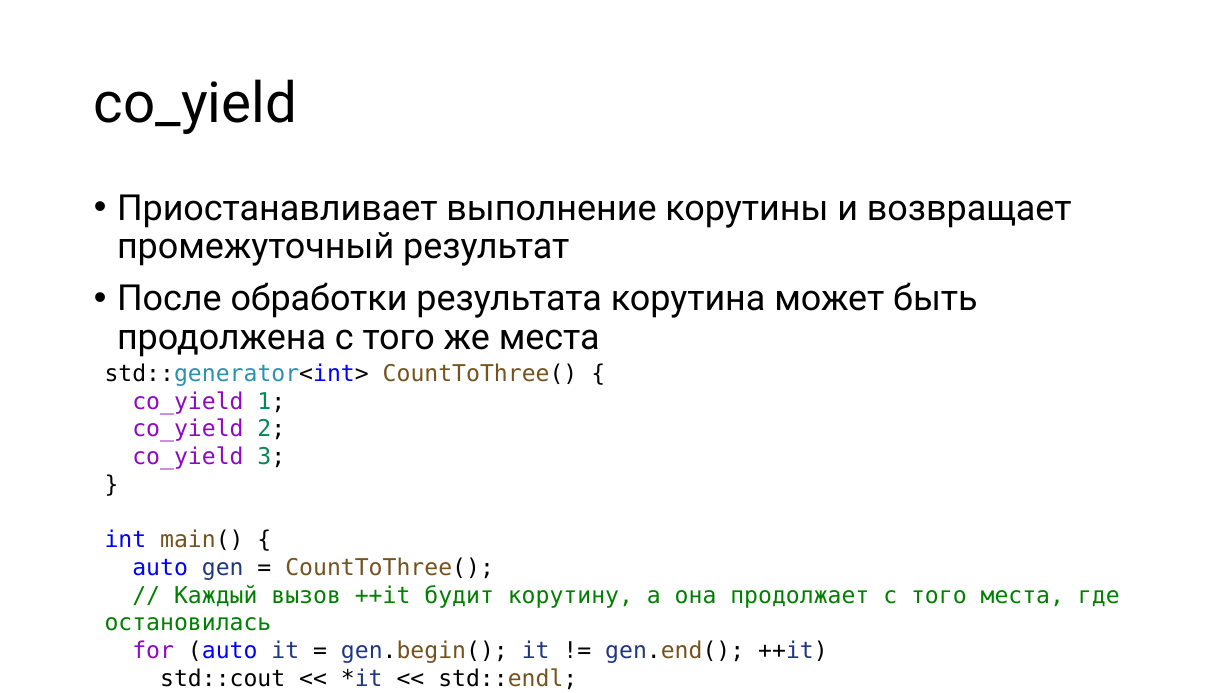
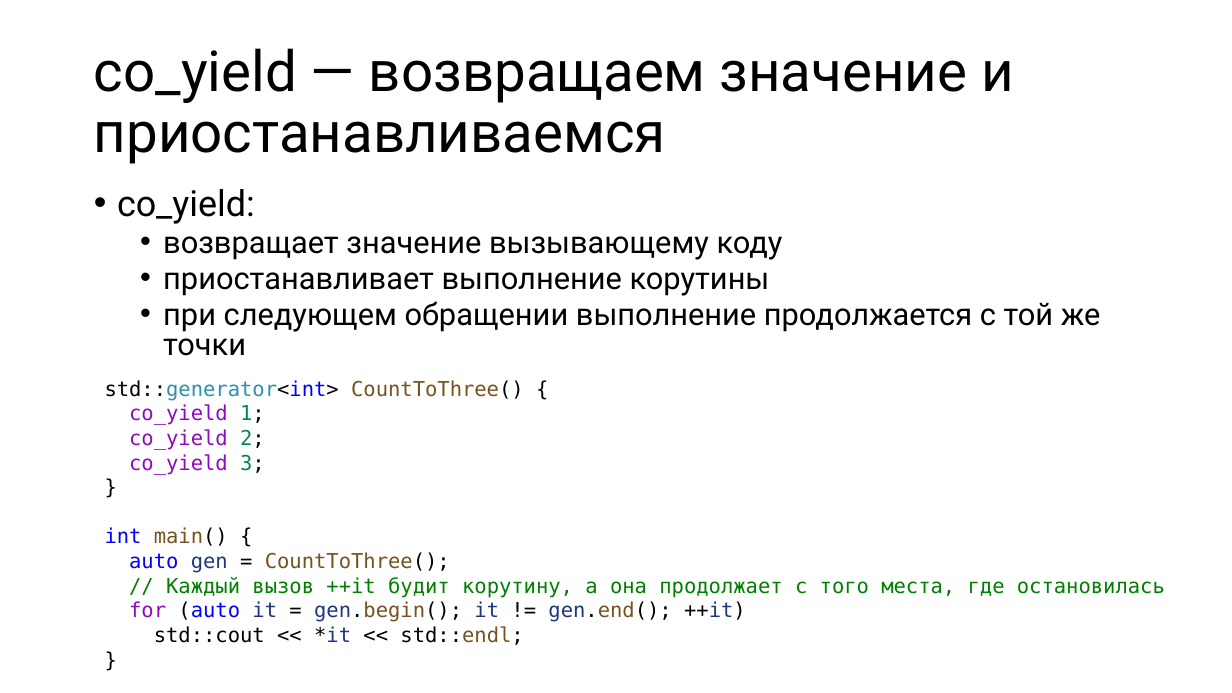
Before and after one commit to alexey-malov/pc, a slide deck: slide 13 of lectures/12/Coroutines.pptx (slide 10 before the commit). Drawn at 1232x693 pixels with LibreOffice and Linux fonts; fonts in the diff are those of the drawing. Boxes give left, top, right and bottom in pixels: in the first picture for what was removed or moved away, otherwise in the second. Text is boxed around its words. In the diff, an @@ line names an element or a change of style, - is before the commit and + after.

Commit message:
Обновил лекцию по корутинам

```diff
--- a/lectures/12/Coroutines.pptx
+++ b/lectures/12/Coroutines.pptx
@@ title at box(94, 48, 1014, 164): text changed @@
-co_yield
+co_yield — возвращаем значение и приостанавливаемся
@@ text at box(117, 189, 1101, 356): text changed; size 28 to 24 pt @@
-• Приостанавливает выполнение корутины и возвращает промежуточный результат
-• После обработки результата корутина может быть продолжена с того же места
+• co_yield:
+  • возвращает значение вызывающему коду
+  • приостанавливает выполнение корутины
+  • при следующем обращении выполнение продолжается с той же точки
@@ text "std::generator<int> CountToThree() {": place and size @@
-text "std::generator<int> CountToThree() {" at box(105, 363, 1120, 690)
+text "std::generator<int> CountToThree() {" at box(105, 380, 1165, 645)
@@ text "std::generator<int> CountToThree() {" at box(105, 380, 1165, 645): size 18 to 16 pt @@
```
Also in this commit, not shown: 24 other slides changed, 8 slides added, 2 slides removed, 1 other file.
